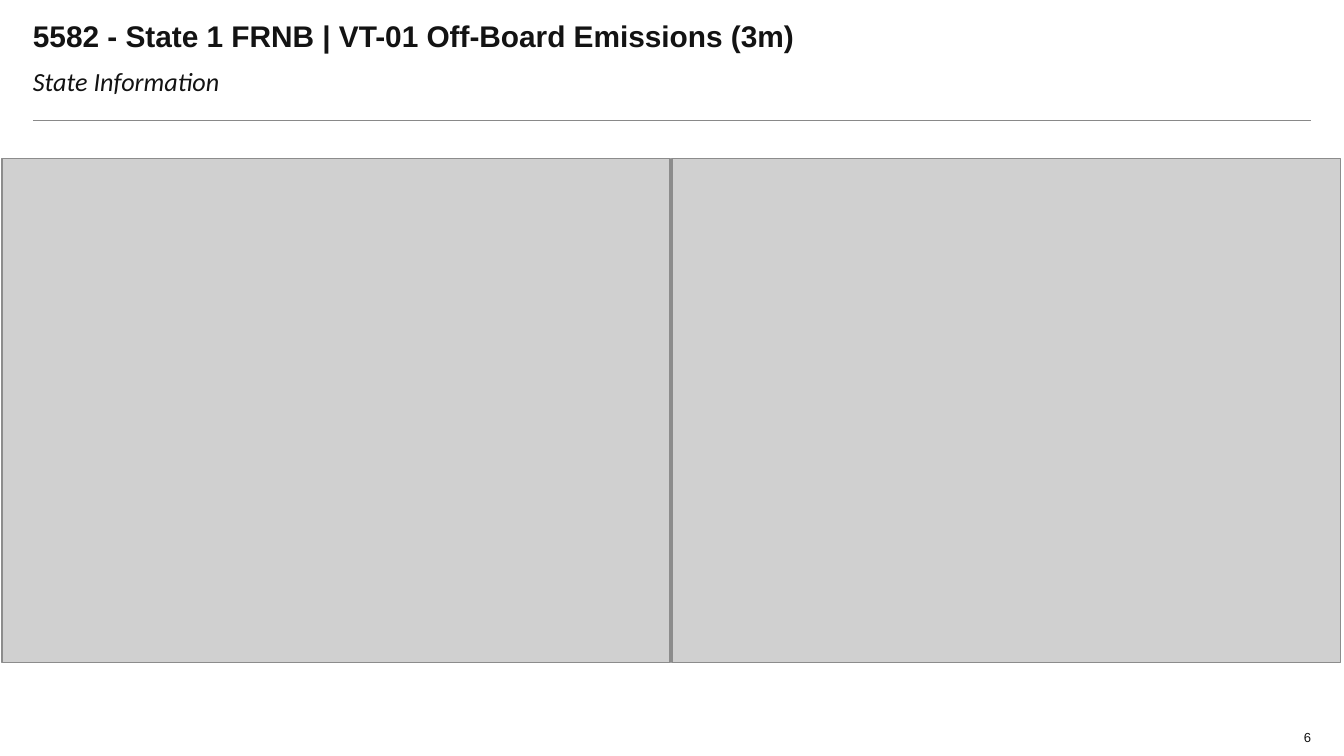
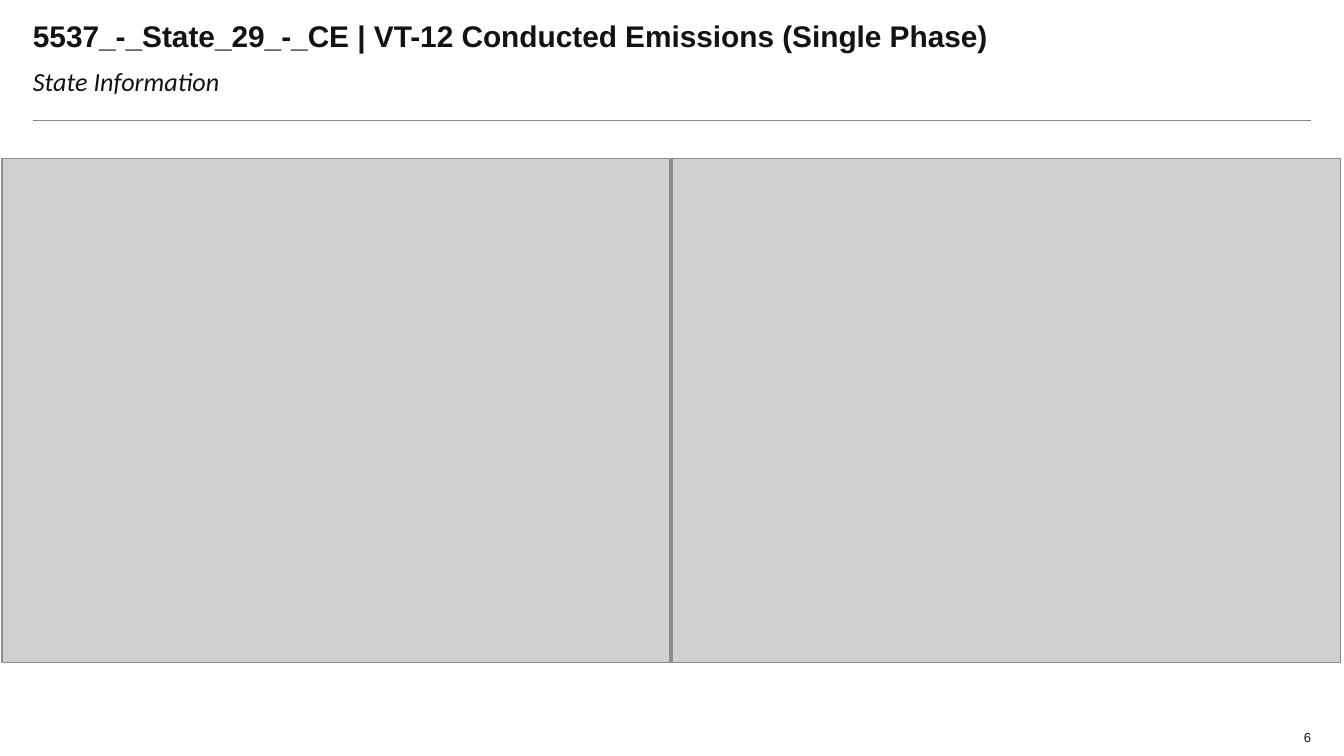
Before and after one commit to Laurapaws/graphGrabber, a slide deck: slide 6 of newDeck.pptx. Drawn at 1344x756 pixels with LibreOffice and Linux fonts; fonts in the diff are those of the drawing; grey boxes stand for pictures; background and template pictures are left out. Boxes give left, top, right and bottom in pixels: in the first picture for what was removed or moved away, otherwise in the second. Text is boxed around its words. In the diff, an @@ line names an element or a change of style, - is before the commit and + after.

```diff
--- a/newDeck.pptx
+++ b/newDeck.pptx
@@ title at <box>33,25,988,52</box>: text changed @@
-5582 - State 1 FRNB | VT-01 Off-Board Emissions (3m)
+5537_-_State_29_-_CE | VT-12 Conducted Emissions (Single Phase)
```
Also in this commit, not shown: 8 other slides changed, 5 other files.
